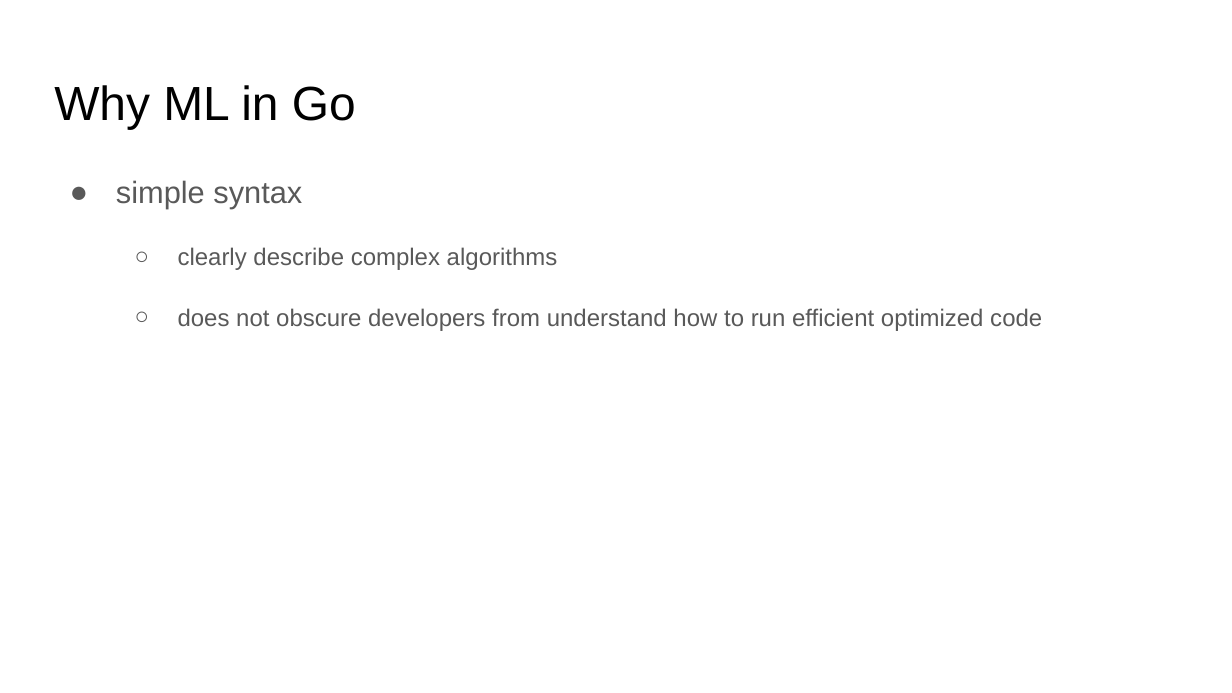
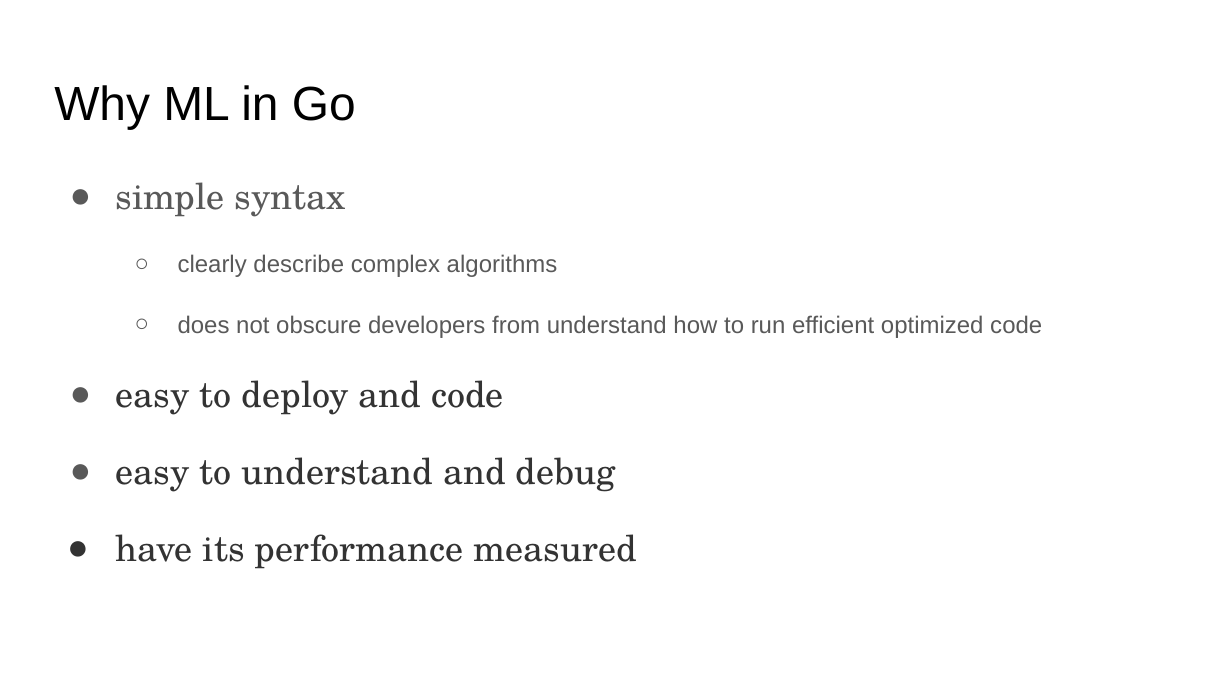
Before and after one commit to ephraimberkovitch/golang_ml, a slide deck: slide 3 of Go ML Meetup.pptx (slide 4 before the commit). Drawn at 1232x693 pixels with LibreOffice and Linux fonts; fonts in the diff are those of the drawing. Boxes give left, top, right and bottom in pixels: in the first picture for what was removed or moved away, otherwise in the second. Text is boxed around its words. In the diff, an @@ line names an element or a change of style, - is before the commit and + after.

```diff
--- a/Go ML Meetup.pptx
+++ b/Go ML Meetup.pptx
@@ text at <box>116,182,346,217</box>: size 18 to 21 pt, font Arial to TeX Gyre Schola in "simple syntax" @@
@@ text at <box>116,380,637,569</box>: paragraphs added @@
+● easy to deploy and code
+● easy to understand and debug
+● have its performance measured
```
Also in this commit, not shown: 1 other slide changed, 11 slides added, 8 slides removed, 8 other files.
